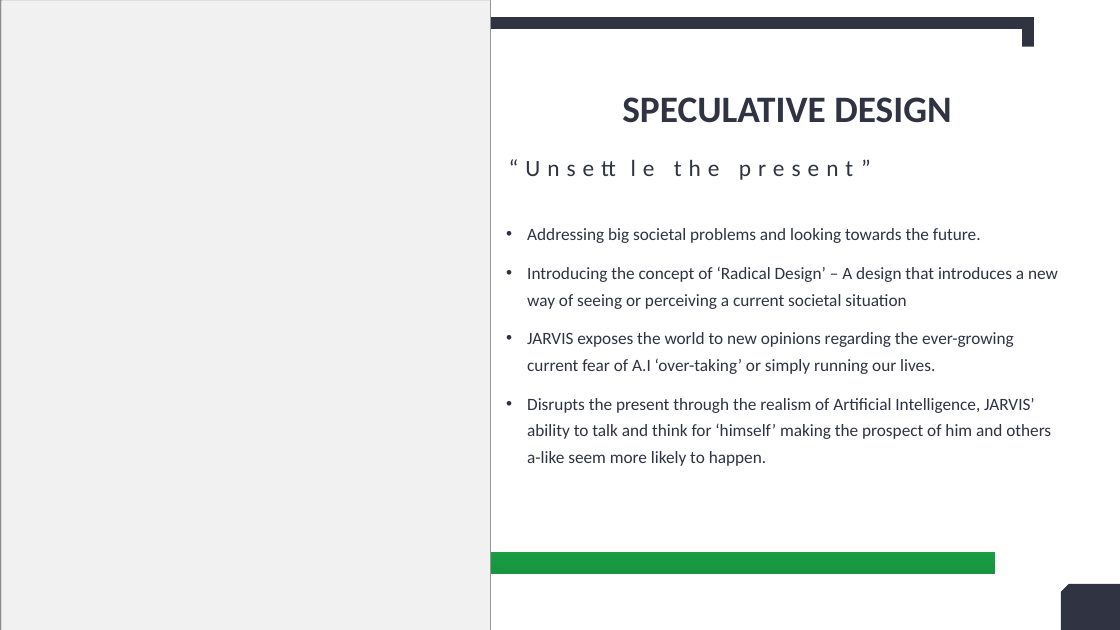
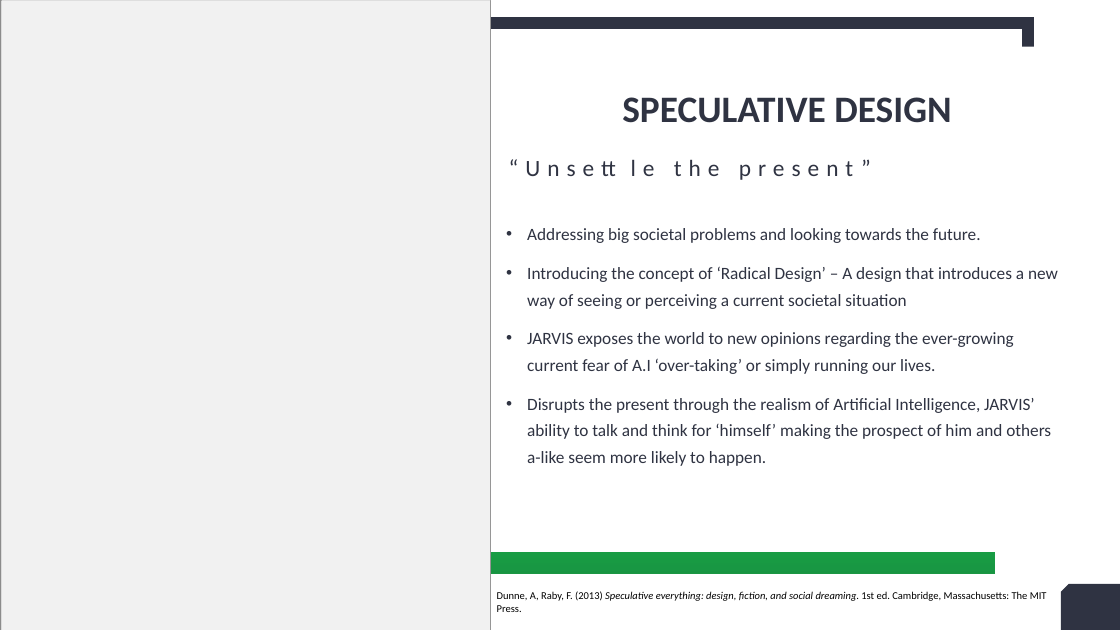
Before and after one commit to RandumbFluke/Design_Contexts_Year_1, a slide deck: slide 5 of Assignment 2/Jarvis x spotify.pptx. Drawn at 1120x630 pixels with LibreOffice and Linux fonts; fonts in the diff are those of the drawing; grey boxes stand for pictures. Boxes give left, top, right and bottom in pixels: in the first picture for what was removed or moved away, otherwise in the second. Text is boxed around its words. In the diff, an @@ line names an element or a change of style, - is before the commit and + after.

```diff
--- a/Assignment 2/Jarvis x spotify.pptx
+++ b/Assignment 2/Jarvis x spotify.pptx
@@ text added at <box>497,591,1047,612</box>, 9 pt, text #000000 @@
+Dunne, A, Raby, F. (2013) Speculative everything: design, fiction, and social dreaming. 1st ed. Cambridge, Massachusetts: The MIT Press.
```
Also in this commit, not shown: 7 other slides changed, 2 slides removed, 1 other file.
